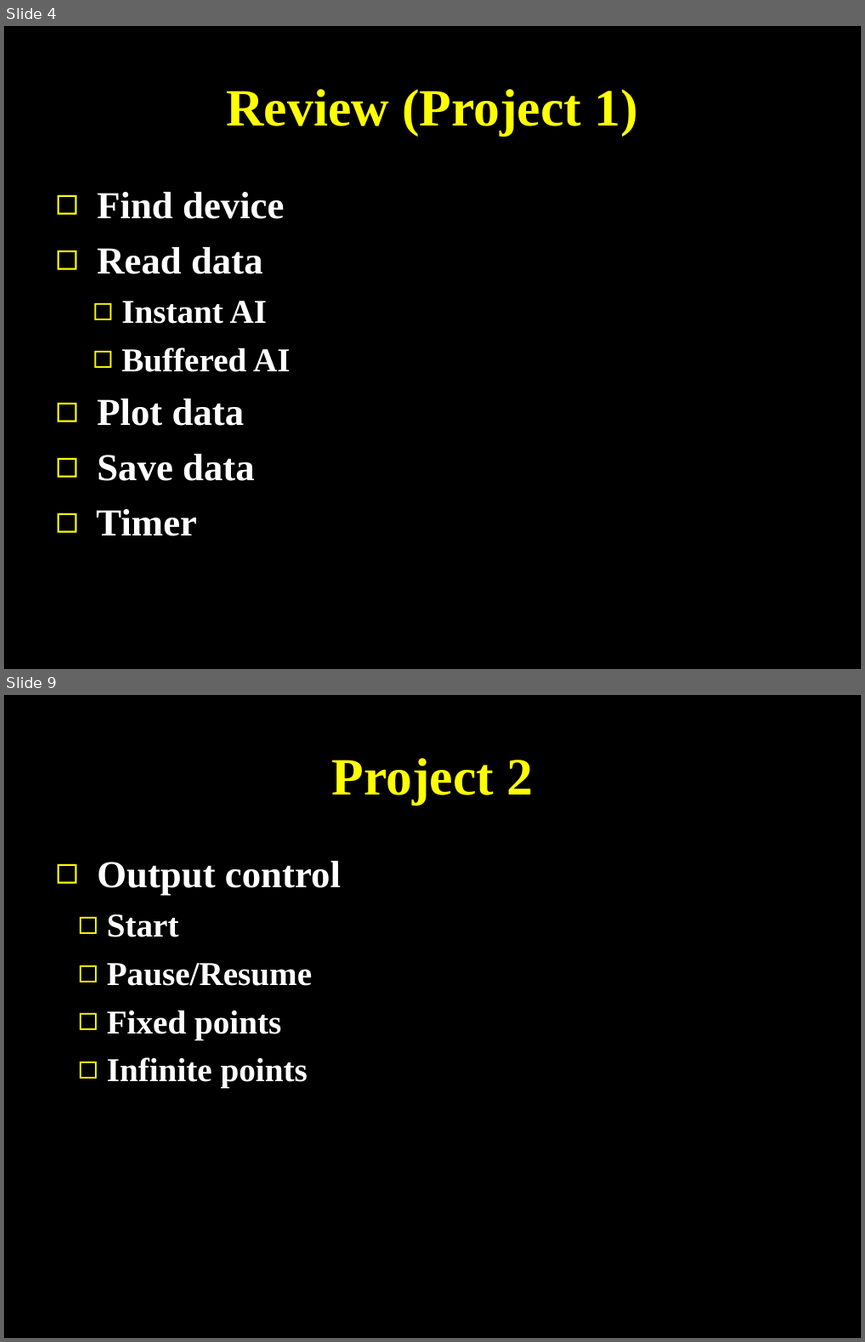
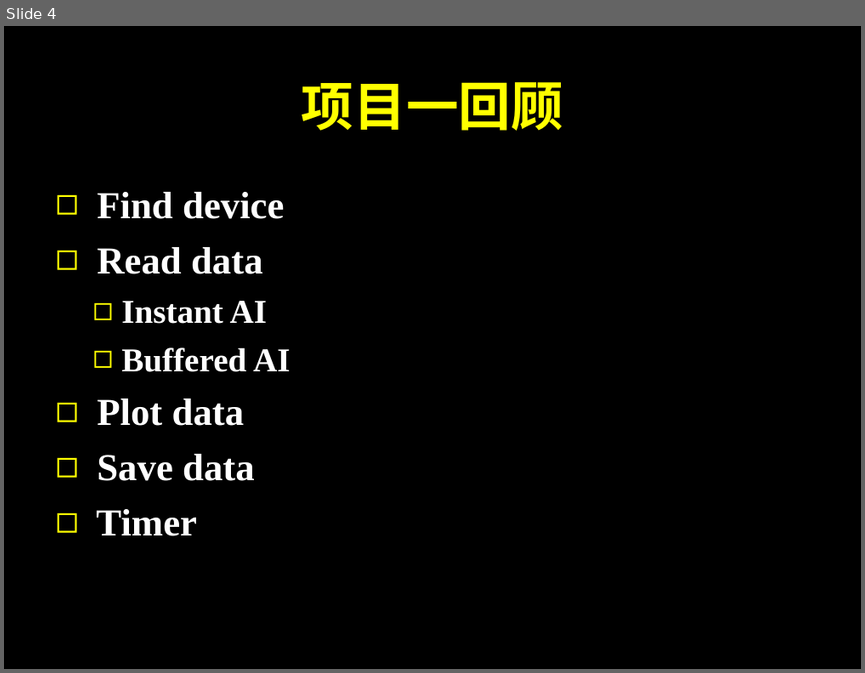
Before and after one commit to SJTUCourse/BI450, a slide deck: Lectures/2017 Fall/Lecture 2/Lecture 2.ppt. Shown one above the other, each under a label of ours: slides 4 and 9 before the commit, slide 4 after it; the slides between them are not shown. The pictures are 865x1342 and 865x673 pixels, drawn with LibreOffice and Linux fonts; fonts in the diff are those of the drawing. Boxes give left, top, right and bottom in pixels: in the first picture for what was removed or moved away, otherwise in the second. Text is boxed around its words. In the diff, an @@ line names an element or a change of style, - is before the commit and + after.

```diff
--- a/Lectures/2017 Fall/Lecture 2/Lecture 2.ppt
+++ b/Lectures/2017 Fall/Lecture 2/Lecture 2.ppt
@@ slide 9 removed at box(4, 695, 861, 1338), background #000000 @@
@@ title removed at box(332, 758, 533, 805) @@
-Project 2
@@ text removed at box(97, 861, 341, 1088) @@
-◻ Output control
-  ◻ Start
-  ◻ Pause/Resume
-  ◻ Fixed points
-  ◻ Infinite points
@@ slide 4 changed as well @@
@@ title at box(302, 82, 563, 131): text changed @@
-Review (Project 1)
+项目一回顾
```
Also in this commit, not shown: 2 other slides changed, 5 slides added, 7 other slides removed, 2 other files.
